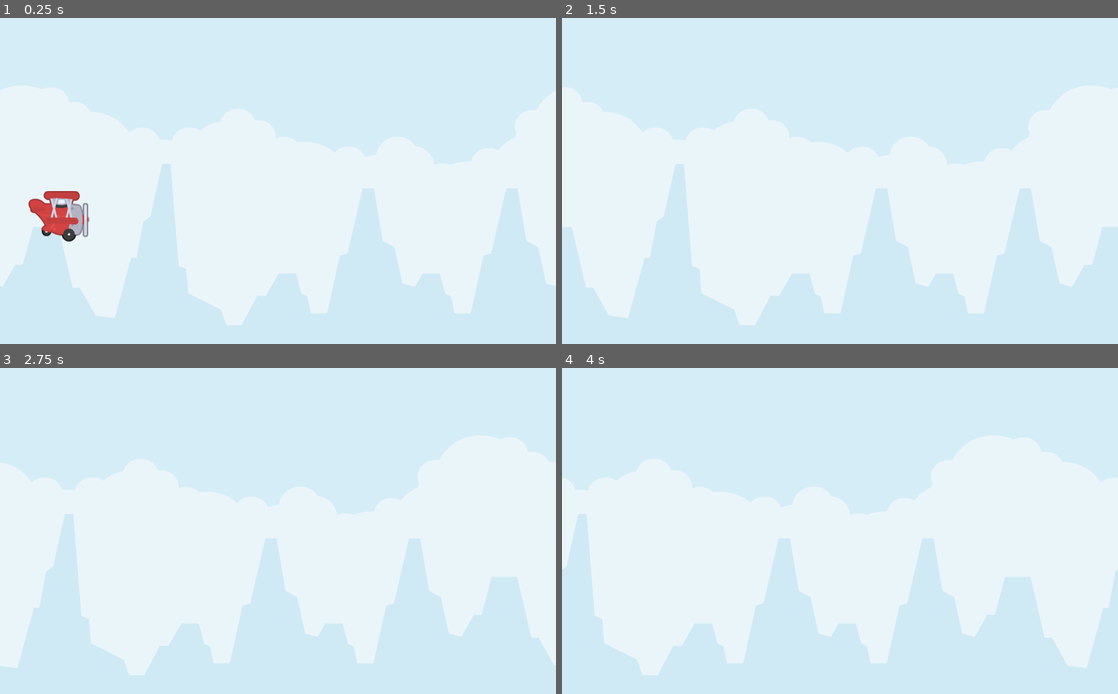
Above: before the commit, frames 1-4 (two rows, left to right).
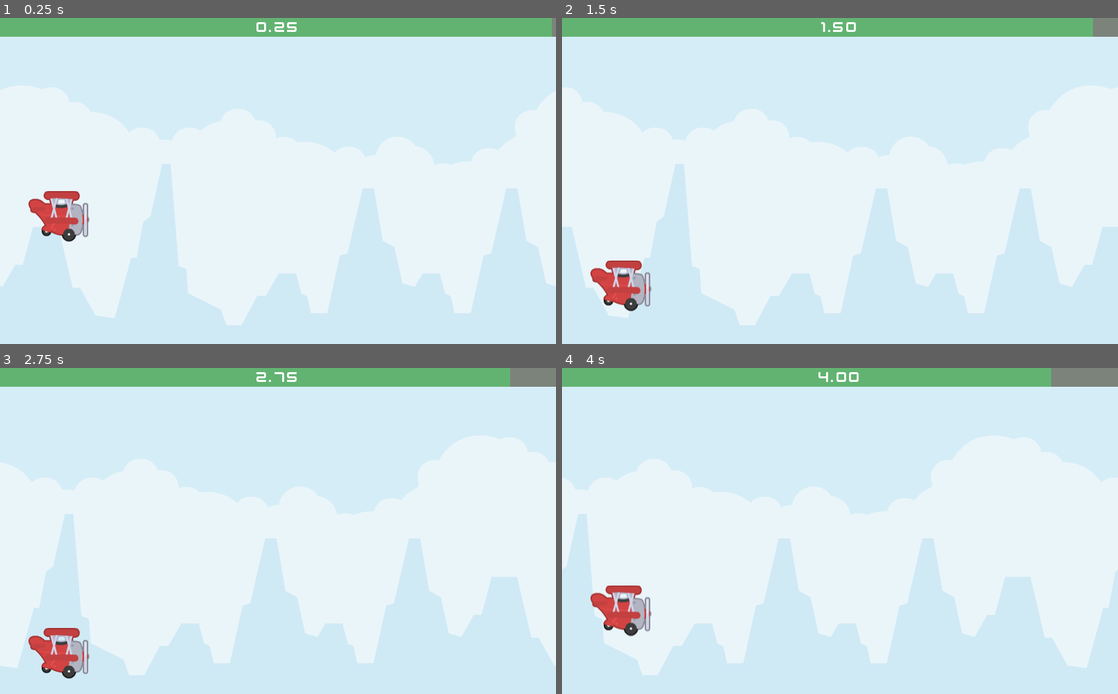
Above: after the commit, the same moments.

Repository: kyle6193/tappyplane
Game: Godot game, scene res://main.tscn
The game is run twice, just before and just after one commit, with the same random seed, the same clock (stepped at 60 frames per second) and the same inputs. The project has no main scene, so this scene is started directly.
Inputs (mouse positions are in pixels of both pictures, inside the frame that each line leads up to):
- Up to frame 1 (0.25 s): no input
- Up to frame 2 (1.5 s): move the mouse to (962, 167) at 0.52 s; click (962, 167) at 0.6 s; move the mouse to (728, 200) at 1.27 s; click (728, 200) at 1.35 s
- Up to frame 3 (2.75 s): move the mouse to (333, 462) at 2.02 s; click (333, 462) at 2.1 s
- Up to frame 4 (4 s): move the mouse to (812, 602) at 2.77 s; click (812, 602) at 2.85 s; move the mouse to (1006, 586) at 3.52 s; click (1006, 586) at 3.6 s

The runs differ from the first frame. In frame 1, 5.7% of the frame differs, in the area x 0-100%, y 0-6%; in frame 2, 6.9%; in frame 3, 6.8%; in frame 4, 6.9%, in the area x 0-100%, y 0-83%.

Commit message:
edits and new scene

Diff:
--- a/main.gd
+++ b/main.gd
@@ -1,7 +1,35 @@
 extends Node
 
 var dynamic_object_speed : int = 700
+var health_decrease_speed : int = 3
+var health : float = 100.0
+var score : float
 
 func _process(delta: float) -> void:
 	for i in get_tree().get_nodes_in_group("Dynamic_Objects"):
 		i.position.x -= delta * dynamic_object_speed
+		# This moves each node within the "Dynamic Objects" group left by the same amount each frame
+		# Including delta in the equation ensures framerates and etc don't change the speed
+
+	if health > 0:
+		health -= delta * health_decrease_speed
+		$UI/HealthBar.value = health
+		'''
+		The $ connects to the scene tree up to where the script is attached.
+		This is why this is attached to the main node, so that we have
+		access to the entire scene's tree of nodes
+		'''
+
+	score += delta # increase score every second
+	var formatted_score : String = str(score) # format score into a String
+	formatted_score = "%.2f" % score
+	$UI/HealthBar/ScoreLabel.text = formatted_score # display score on label
+	'''
+	Explanation of "%.2f" % score:
+		- "%.2f" is a format string:
+				- % indicates formatting will occur.
+				- .2 means 2 decimal places
+				- f means float
+		- % score applies the format string to the value of 'score'.
+		- The result is a string of 'score' rounded to two decimal places.
+	'''
--- a/main.tscn
+++ b/main.tscn
@@ -1,13 +1,23 @@
-[gd_scene load_steps=7 format=3 uid="uid://dg0ahgn2sxo71"]
+[gd_scene load_steps=11 format=3 uid="uid://dg0ahgn2sxo71"]
 
 [ext_resource type="Script" uid="uid://bb3vu0n5ljsv3" path="res://background.gd" id="1_0xm2m"]
 [ext_resource type="Script" uid="uid://c0plipvjybver" path="res://main.gd" id="1_h2yge"]
 [ext_resource type="Texture2D" uid="uid://dsgbe87e6a8so" path="res://Background.png" id="1_ig7tw"]
 [ext_resource type="Texture2D" uid="uid://c2fyc3p3er3j6" path="res://Player.png" id="4_1bvp3"]
 [ext_resource type="Script" uid="uid://0o3q6bk35mgx" path="res://player.gd" id="4_lquwl"]
+[ext_resource type="FontFile" uid="uid://d2gonjb5722wa" path="res://kenvector_future.ttf" id="6_7mycd"]
 
 [sub_resource type="CircleShape2D" id="CircleShape2D_1bvp3"]
 radius = 35.0
+
+[sub_resource type="RectangleShape2D" id="RectangleShape2D_lquwl"]
+size = Vector2(800, 20)
+
+[sub_resource type="StyleBoxFlat" id="StyleBoxFlat_lquwl"]
+bg_color = Color(0.480868, 0.515191, 0.478597, 1)
+
+[sub_resource type="StyleBoxFlat" id="StyleBoxFlat_7mycd"]
+bg_color = Color(0.383791, 0.70405, 0.441448, 1)
 
 [node name="main" type="Node"]
 script = ExtResource("1_h2yge")
@@ -28,6 +38,7 @@
 position = Vector2(85, 240)
 mass = 2.2
 gravity_scale = 1.6
+continuous_cd = 1
 script = ExtResource("4_lquwl")
 
 [node name="sprite_player" type="Sprite2D" parent="Player"]
@@ -37,3 +48,52 @@
 position = Vector2(5, -1)
 scale = Vector2(1.08, 1)
 shape = SubResource("CircleShape2D_1bvp3")
+
+[node name="Walls" type="Node" parent="."]
+
+[node name="StaticBody2D" type="StaticBody2D" parent="Walls"]
+position = Vector2(0, 21)
+
+[node name="CollisionShape2D" type="CollisionShape2D" parent="Walls/StaticBody2D"]
+position = Vector2(400, 0)
+shape = SubResource("RectangleShape2D_lquwl")
+
+[node name="StaticBody2D2" type="StaticBody2D" parent="Walls"]
+position = Vector2(0, 480)
+
+[node name="CollisionShape2D" type="CollisionShape2D" parent="Walls/StaticBody2D2"]
+position = Vector2(400, 0)
+shape = SubResource("RectangleShape2D_lquwl")
+
+[node name="UI" type="Control" parent="."]
+z_index = 5
+layout_mode = 3
+anchors_preset = 15
+anchor_right = 1.0
+anchor_bottom = 1.0
+grow_horizontal = 2
+grow_vertical = 2
+
+[node name="HealthBar" type="ProgressBar" parent="UI"]
+layout_mode = 1
+anchors_preset = 10
+anchor_right = 1.0
+offset_bottom = 27.0
+grow_horizontal = 2
+theme_override_styles/background = SubResource("StyleBoxFlat_lquwl")
+theme_override_styles/fill = SubResource("StyleBoxFlat_7mycd")
+value = 100.0
+show_percentage = false
+
+[node name="ScoreLabel" type="Label" parent="UI/HealthBar"]
+layout_mode = 1
+anchors_preset = 15
+anchor_right = 1.0
+anchor_bottom = 1.0
+grow_horizontal = 2
+grow_vertical = 2
+theme_override_fonts/font = ExtResource("6_7mycd")
+theme_override_font_sizes/font_size = 22
+text = "0"
+horizontal_alignment = 1
+vertical_alignment = 1
--- /dev/null
+++ b/obstacle.tscn
@@ -0,0 +1,11 @@
+[gd_scene load_steps=2 format=3 uid="uid://bhyeqd7w7612w"]
+
+[ext_resource type="Texture2D" uid="uid://dihqkpui1ror1" path="res://Obstacle.png" id="1_sl1jc"]
+
+[node name="Area2D" type="Area2D"]
+
+[node name="Sprite2D" type="Sprite2D" parent="."]
+texture = ExtResource("1_sl1jc")
+
+[node name="CollisionPolygon2D" type="CollisionPolygon2D" parent="."]
+polygon = PackedVector2Array(-52, -115, 13, 119, 53, -115)
--- a/player.gd
+++ b/player.gd
@@ -1,7 +1,11 @@
 extends RigidBody2D
 
-var impulse_force : int = 1200
+var impulse_strength : int = 1200
 
-func _physics_process(delta: float) -> void:
+func _physics_process(_delta: float) -> void:
 	if Input.is_action_just_pressed("click"):
-		apply_central_impulse(Vector2.UP * impulse_force)
+		apply_central_impulse(Vector2.UP * impulse_strength)
+		'''
+		apply_central_impulse is used instead of apply_impulse because the
+		first option doesn't cause the sprite to rotate/spin upon click
+		'''
